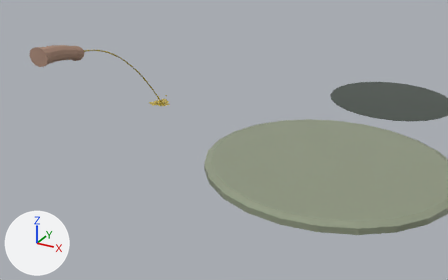
A saved change to the Blender file ArtSource/HomeToiletAction/HomeToiletAction.blend.
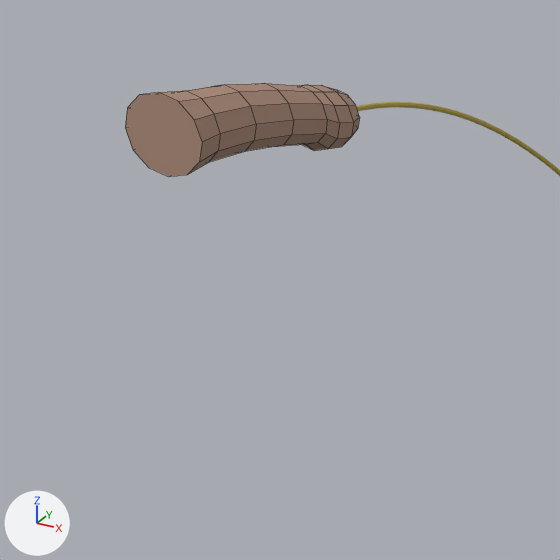
Old and new are each drawn from a camera (50 mm lens) standing at (0.579, -1.16, 0.597) and looking at (0.001, -0.108, 0.071) and again close up on the part from 0% to 29% of the width and 9% to 56% of the height. The axes (+X, +Y, +Z) are drawn at lower left. The lights are the same throughout. The first two pictures are the older version. The close-ups show mesh edges as thin lines.

The first close-up shows 'PREVIEW_Anatomy_Skin' and 13 more.
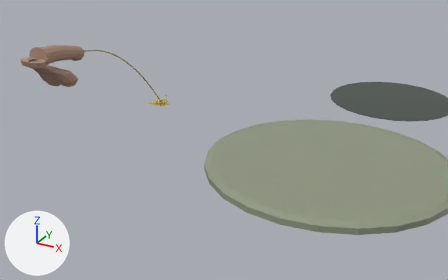
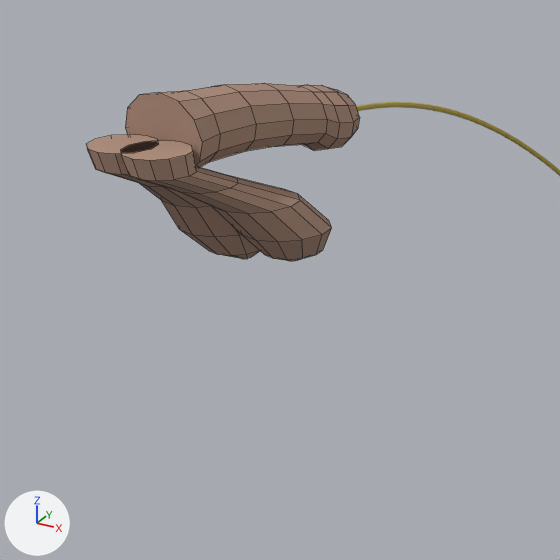
What the commit changed:
Mesh me_scrotumright_skin_mesh is new.
It has 84 vertices, 74 faces and spans x -0.018..0.034, y -0.026..0.082, z -0.063..0.014.
It uses material mat_mat_skin (beige #ae8d7b).
Mesh me_scrotumleft_skin_mesh is new.
It has 84 vertices, 74 faces and spans x -0.034..0.018, y -0.026..0.082, z -0.067..0.014.
It uses material mat_mat_skin (beige #ae8d7b).
Object 'PREVIEW_ScrotumRight_Skin' (ob_preview_scrotumright_skin) is new; it shows me_scrotumright_skin_mesh.
Its location is (-0.339, -0.266, 0.224).
Object 'PREVIEW_ScrotumLeft_Skin' (ob_preview_scrotumleft_skin) is new; it shows me_scrotumleft_skin_mesh.
Its location is (-0.361, -0.266, 0.224).

Changed parts and their boxes (x1, y1, x2, y2) in the close-ups (560 x 560 px):
'PREVIEW_ScrotumRight_Skin', added (beige)
    after: (120, 140, 332, 261)
'PREVIEW_ScrotumLeft_Skin', added (beige)
    after: (87, 134, 259, 259)
